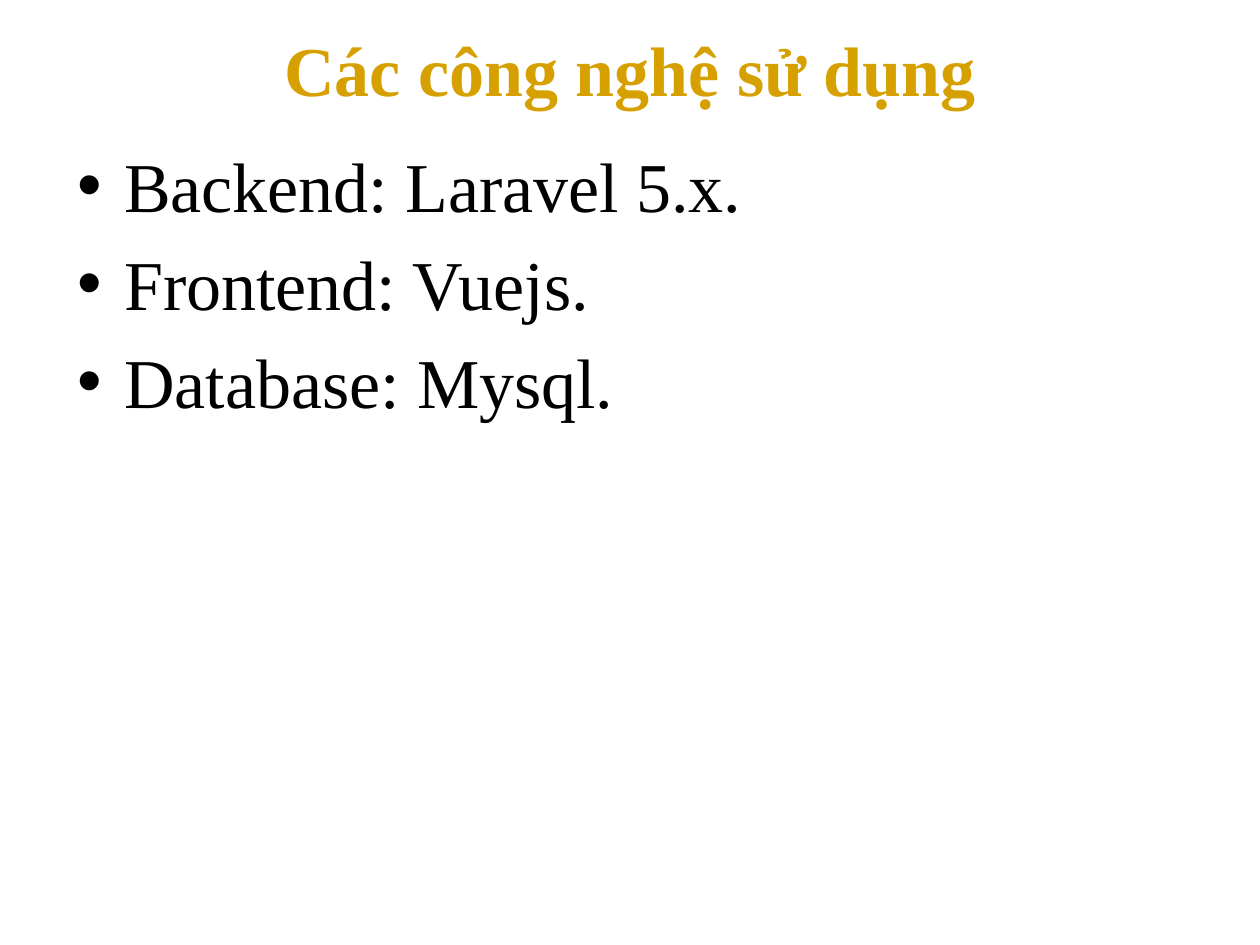
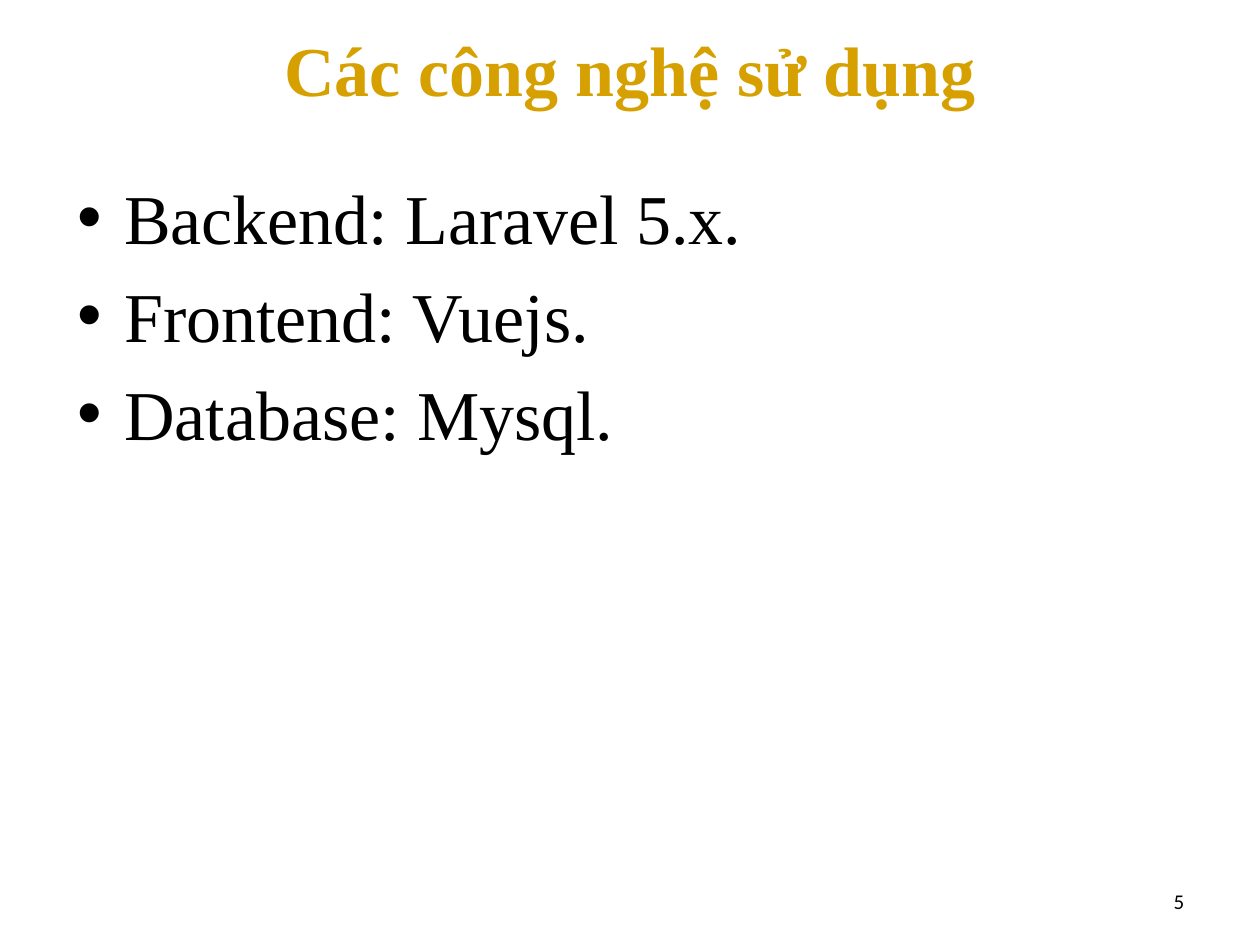
Before and after one commit to anhempk1250/TLCN-CuaHangTinHoc, a slide deck: slide 6 of TLCN.pptx (slide 4 before the commit). Drawn at 1260x945 pixels with LibreOffice and Linux fonts; fonts in the diff are those of the drawing; background and template pictures are left out. Boxes give left, top, right and bottom in pixels: in the first picture for what was removed or moved away, otherwise in the second. Text is boxed around its words. In the diff, an @@ line names an element or a change of style, - is before the commit and + after.

```diff
--- a/TLCN.pptx
+++ b/TLCN.pptx
@@ text "Backend: Laravel 5.x." moved from (x1=124, y1=163, x2=742, y2=421) to (x1=124, y1=195, x2=742, y2=453) @@
@@ page number added at (x1=1174, y1=895, x2=1185, y2=909), 12 pt, text #000000 @@
+5
```
Also in this commit, not shown: 8 other slides changed, 3 slides added, 2 slides removed.
